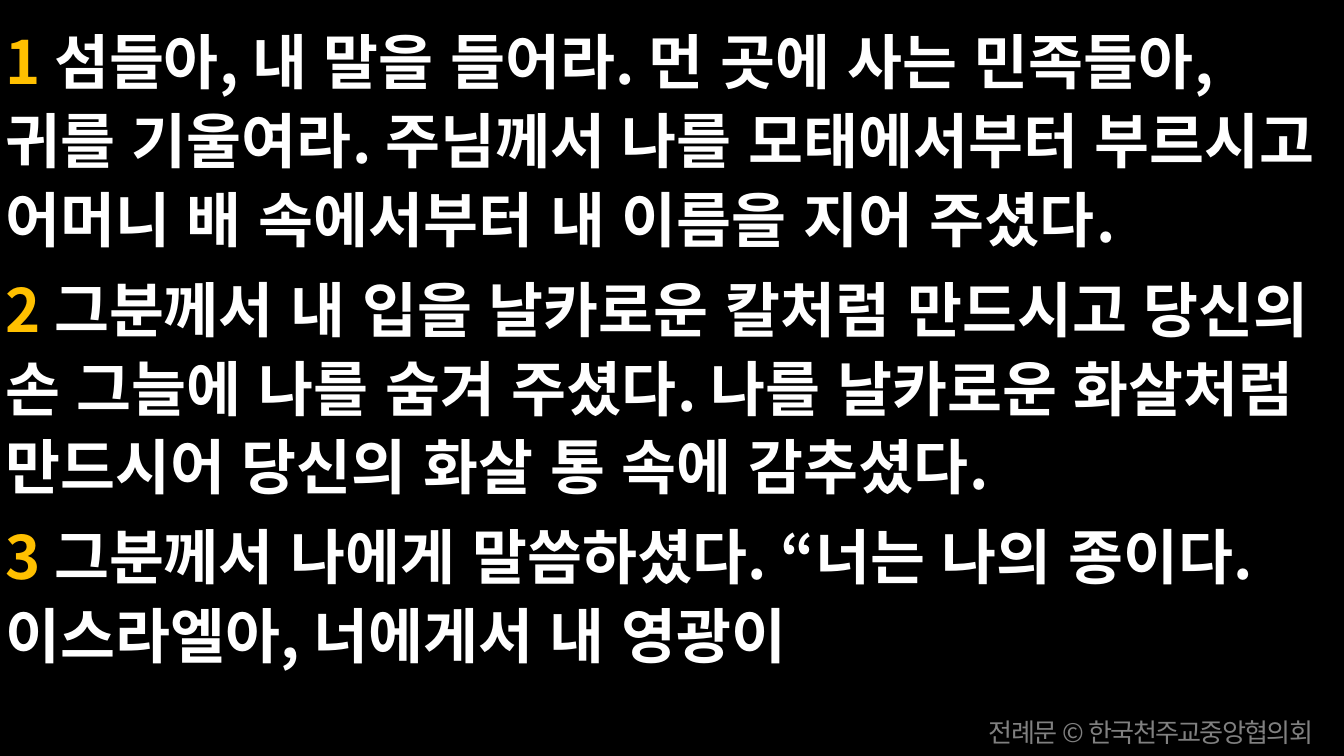
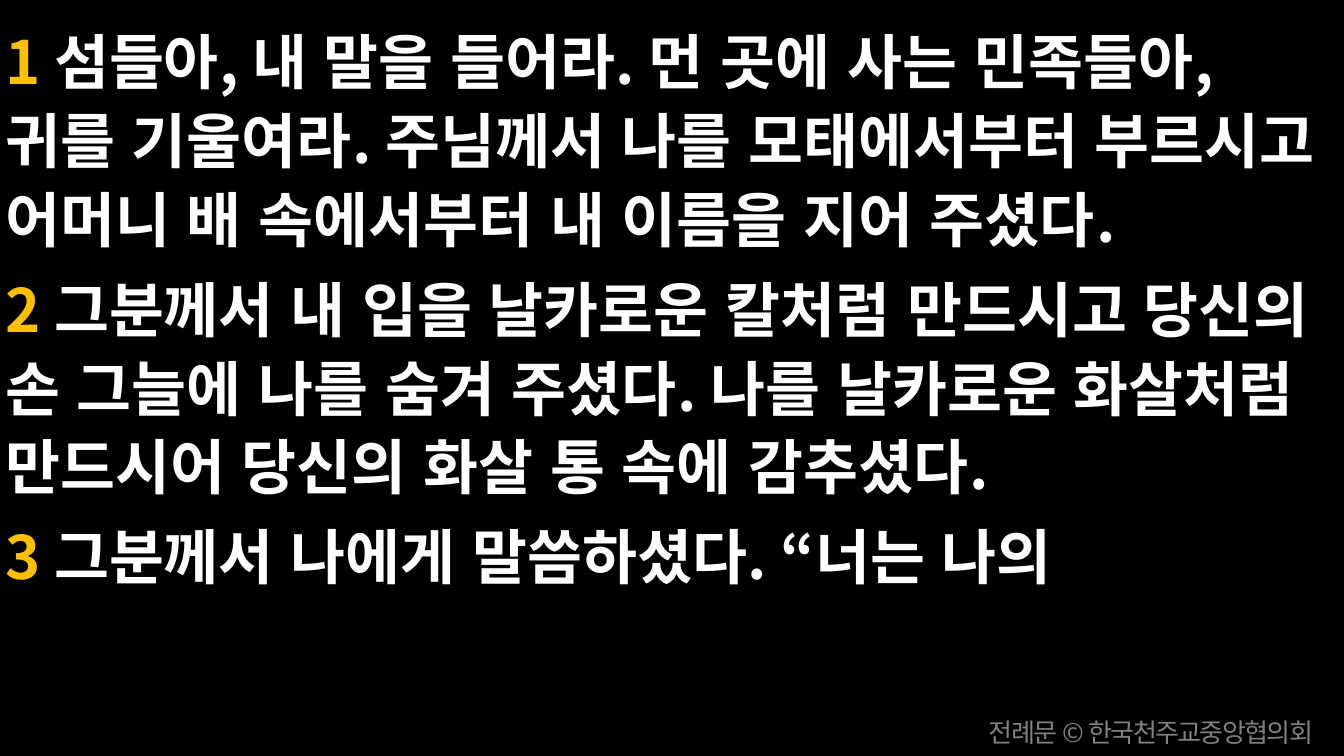
Before and after one commit to scottpark/missa_ppt, a slide deck: slide 19 of 20260624/20260624_성 요한 세례자 탄생 대축일.pptx. Drawn at 1344x756 pixels with LibreOffice and Linux fonts; fonts in the diff are those of the drawing. Boxes give left, top, right and bottom in pixels: in the first picture for what was removed or moved away, otherwise in the second. Text is boxed around its words. In the diff, an @@ line names an element or a change of style, - is before the commit and + after.

```diff
--- a/20260624/20260624_성 요한 세례자 탄생 대축일.pptx
+++ b/20260624/20260624_성 요한 세례자 탄생 대축일.pptx
@@ text at (5,529,1052,585): text changed @@
-3 그분께서 나에게 말씀하셨다. “너는 나의 종이다. 이스라엘아, 너에게서 내 영광이
+3 그분께서 나에게 말씀하셨다. “너는 나의
```
Also in this commit, not shown: 5 other slides changed, 9 other files.
